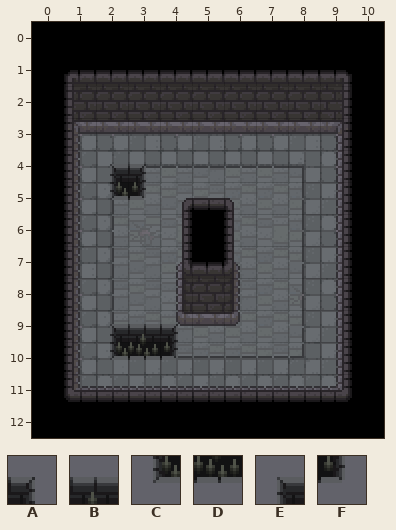
A Tiled map (JSON) gets an edit: assets/maps/map-test-1.tmj. The picture above was drawn from the file before the commit.
Cells are 16x16 px. Shown: x 0..10, y 0..12.
Key: from "floor1": A 160, B 163, C 224, D 225, E 257, F 259.
_ is an empty cell.
Layers that did not change in this view are not listed.
Layer "holes" before, first column x 0:
 0 ___________
 1 ___________
 2 ___________
 3 ___________
 4 __EA_______
 5 __CF_______
 6 ___________
 7 ___________
 8 ___________
 9 __EBA______
10 __CDF______
11 ___________
12 ___________
Now the later version:
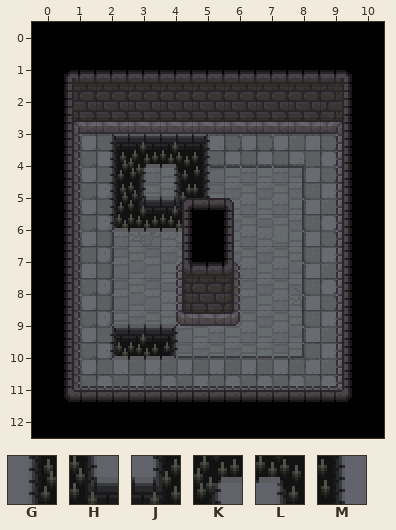
Further tiles: from "floor1": G 161, H 162, J 193, K 195, L 226, M 227.
The commit says: adjust spikes test map and tileset
Difference:
Layer "holes":
The edit adds tile A in row 3 at x 5.
The edit adds tile B in row 3 at x 3 to 4.
The edit adds tile C in row 6 at x 2.
The edit adds tile D in row 6 at x 3 to 4.
The edit adds tile E in row 3 at x 2.
Tile C gives way to tile G in row 5 at x 2.
Tile E gives way to tile G in row 4 at x 2.
Tile F gives way to tile H in row 5 at x 3.
The edit adds tile J in row 5 at x 4.
Tile A gives way to tile K in row 4 at x 3.
The edit adds tile L in row 4 at x 4.
The edit adds tile M in rows 4 to 5 at x 5.
Boxes around the changes in both pictures, in picture pixels (x1, y1, x2, y2):
changed: (110, 134, 210, 232)
